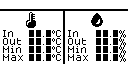
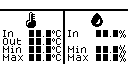
Layers edited between the first and the second (128, 64) image:
added layer "blank_out_outside_humidity" above "temperature.pbm" over (68, 38, 126, 45)
